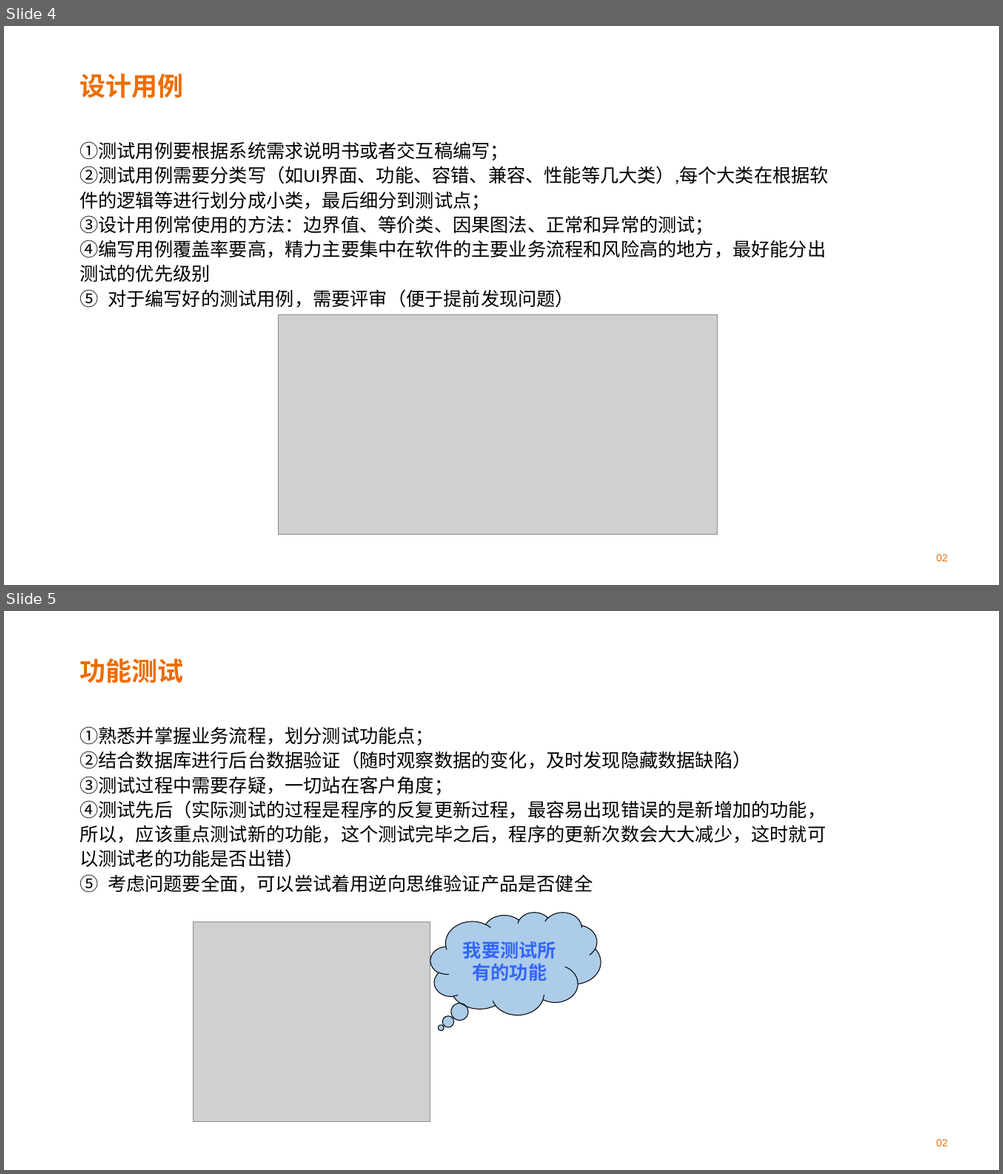
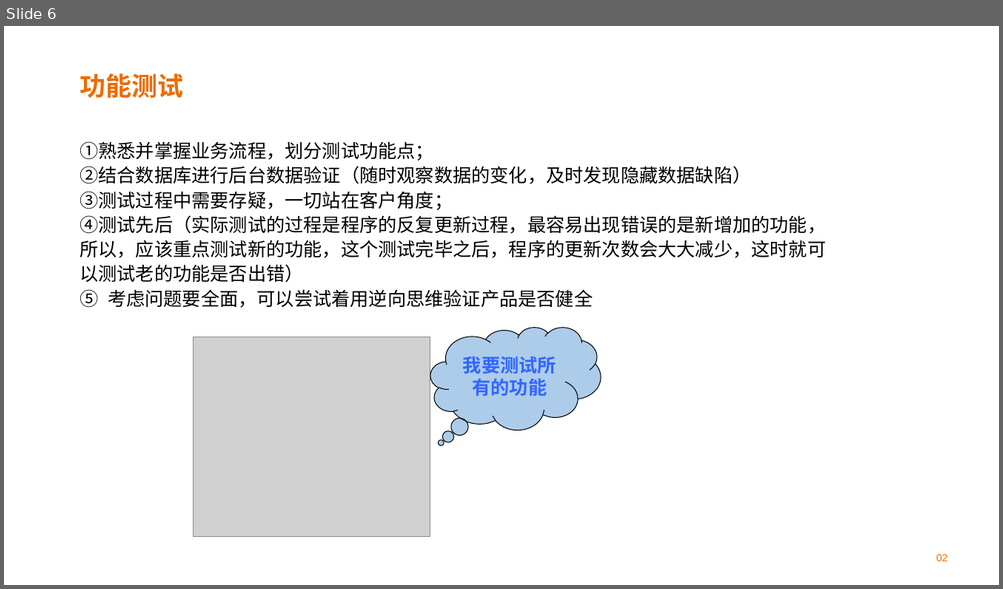
Before and after one commit to XiuyeXYE/BaiDuAI, a slide deck: BaiduAI.pptx. Shown one above the other, each under a label of ours: slides 4 and 5 before the commit, slide 6 after it. The pictures are 1003x1174 and 1003x589 pixels, drawn with LibreOffice and Linux fonts; fonts in the diff are those of the drawing; grey boxes stand for pictures; background and template pictures are left out. Boxes give left, top, right and bottom in pixels: in the first picture for what was removed or moved away, otherwise in the second. Text is boxed around its words. In the diff, an @@ line names an element or a change of style, - is before the commit and + after.

```diff
--- a/BaiduAI.pptx
+++ b/BaiduAI.pptx
@@ slide 4 removed at (4,26,999,585), background picture (left out) @@
@@ title removed at (79,73,183,98) @@
-设计用例
@@ text removed at (79,141,828,308) @@
-①测试用例要根据系统需求说明书或者交互稿编写；
-②测试用例需要分类写（如UI界面、功能、容错、兼容、性能等几大类）,每个大类在根据软件的逻辑等进行划分成小类，最后细分到测试点；
-③设计用例常使用的方法：边界值、等价类、因果图法、正常和异常的测试；
-④编写用例覆盖率要高，精力主要集中在软件的主要业务流程和风险高的地方，最好能分出测试的优先级别
-5. 对于编写好的测试用例，需要评审（便于提前发现问题）
@@ picture removed at (278,315,717,534) @@
@@ text removed at (936,554,948,562) @@
-02
@@ what was slide 5 is now slide 6 @@
```
Also in this commit, not shown: 1 slide changed, 3 slides added, 1 other slide removed, 6 other files.
